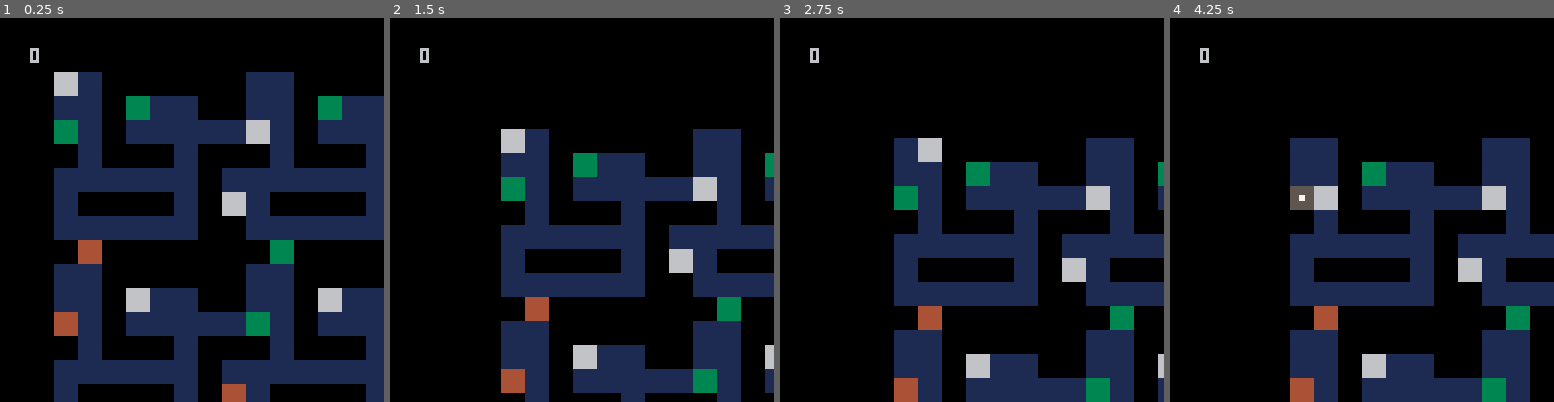
Above: before the commit, frames 1-4 (left to right).
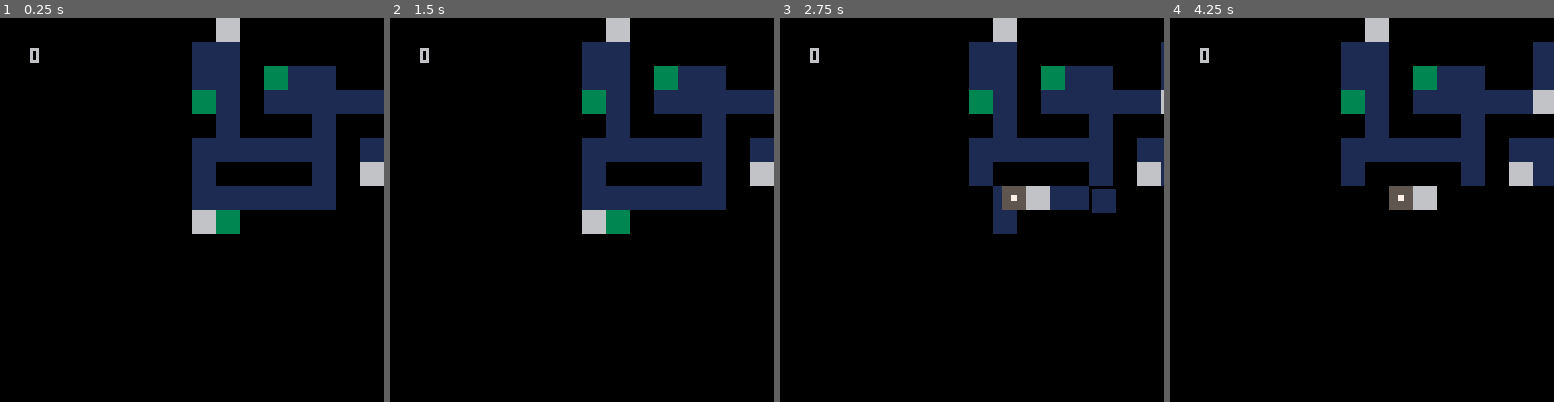
Above: after the commit, the same moments.

Repository: t-mw/superstar
Game: PICO-8 cartridge ld43.p8
The game is run twice, just before and just after one commit, with the same random seed, the same clock (stepped at 60 frames per second) and the same inputs.
Inputs:
- Up to frame 1 (0.25 s): no input
- Up to frame 2 (1.5 s): tap X (X key) at 0.33, 1.07 s; tap O (Z key) at 0.7 s
- Up to frame 3 (2.75 s): hold Right 1.6-2.1 s; tap O (Z key) at 1.7, 2.1, 2.5 s; tap X (X key) at 1.85 s; hold Up 2.15-2.42 s; hold Right from 2.47 s (still down)
- Up to frame 4 (4.25 s): tap O (Z key) every 0.4 s from 2.9 to 4.1 s; tap X (X key) at 2.97, 4.08 s; release Right at 3.03 s; hold Left 3.08-3.58 s; hold Down 3.63-3.97 s; hold Right from 4.02 s (still down)

The runs differ from the first frame. In frame 1, 46% of the frame differs, in the area x 14-100%, y 0-100%; in frame 2, 35%; in frame 3, 35%; in frame 4, 38%.

Commit message:
Collapse bottom of map

Diff:
--- a/ld43.p8
+++ b/ld43.p8
@@ -2,15 +2,16 @@
 version 16
 __lua__
 
-local template_size = 8
-local map_size_templates = 2
-local map_size = map_size_templates * template_size
+local template_size = { width = 8, height = 8 }
+local map_size = {
+   width = 2 * template_size.width,
+   height = 10 * template_size.height
+}
 local max_move_timer = 5
 local max_player_length = 20
-local max_collapse_timer = 200
+local max_collapse_timer = 50
 local max_recent_score_timer = 20
 local max_tile_collapse_timer = 40
-
 
 local state = {
    time = 0,
@@ -19,6 +20,7 @@
    score = 0,
    recent_scores = {},
    collapsing_tiles = {},
+   collapsing_ty = map_size.height,
    collapse_timer = max_collapse_timer,
    collapse_speed = 1,
    player = {
@@ -26,7 +28,7 @@
       move_timer = max_move_timer,
       tail = {},
       positions = {
-         { tx = 1, ty = 1, dir = 0 }
+         { tx = 1, ty = map_size.height, dir = 0 }
       }
    }
 }
@@ -66,27 +68,28 @@
 end
 
 function to_1d_idx(x, y, size)
-   return (x - 1) * size + y
+   return ((x - 1) + size.width * (y - 1)) + 1
 end
 
 function to_2d_idx(i, size)
-  return flr((i - 1) / size) + 1, ((i - 1) % size) + 1
+  return ((i - 1) % size.width) + 1, flr((i - 1) / size.width) % size.height + 1
 end
 
 function is_valid_idx(x, y, size)
-   return x >= 1 and x <= size and y >= 1 and y <= size
+   return x >= 1 and x <= size.width and y >= 1 and y <= size.height
 end
 
 if true then
-   local x, y = to_2d_idx(1, 2)
+   local size = { width = 2, height = 2 }
+   local x, y = to_2d_idx(1, size)
    assert(x == 1)
    assert(y == 1)
-   assert(to_1d_idx(x, y, 2) == 1)
-
-   local x, y = to_2d_idx(4, 2)
+   assert(to_1d_idx(x, y, size) == 1)
+
+   local x, y = to_2d_idx(4, size)
    assert(x == 2)
    assert(y == 2)
-   assert(to_1d_idx(x, y, 2) == 4)
+   assert(to_1d_idx(x, y, size) == 4)
 end
 
 function tile_to_screen(tx, ty)
@@ -154,15 +157,15 @@
 end
 
 local templates = {}
-for tx = 0, 127, template_size do
-   for ty = 0, 127, template_size do
+for tx = 0, 127, template_size.width do
+   for ty = 0, 127, template_size.height do
       if mget(tx, ty) then
 
          local template = {}
          add(templates, template)
 
-         for x = 0, template_size - 1 do
-            for y = 0, template_size - 1 do
+         for x = 0, template_size.width - 1 do
+            for y = 0, template_size.height - 1 do
                local idx = to_1d_idx(x + 1, y + 1, template_size)
                template[idx] = mget(tx + x, ty + y)
             end
@@ -171,12 +174,12 @@
    end
 end
 
-for x = 1, map_size do
-   for y = 1, map_size do
+for x = 1, map_size.width do
+   for y = 1, map_size.height do
       local idx = to_1d_idx(x, y, map_size)
       local tidx = to_1d_idx(
-         ((x - 1) % template_size) + 1,
-         ((y - 1) % template_size) + 1,
+         ((x - 1) % template_size.width) + 1,
+         ((y - 1) % template_size.height) + 1,
          template_size
       )
 
@@ -293,12 +296,32 @@
    if state.collapse_timer < 0 then
       state.collapse_timer = max_collapse_timer
 
-      local tx = flr(rnd(map_size + 1))
-      local ty = flr(rnd(map_size + 1))
+      local player_tx, player_ty = get_current_player_tile(player)
+      local prev_ty = state.collapsing_ty
+      local max_ty = player_ty + 20
+      if state.collapsing_ty > max_ty then
+         state.collapsing_ty = max_ty
+      else
+         state.collapsing_ty -= 1
+      end
+
+      -- random tile
+      local tx = flr(rnd(map_size.width + 1))
+      local ty = flr(rnd(map_size.height + 1))
 
       if is_tile_empty(tx, ty, map) then
          add(state.collapsing_tiles, { tx = tx, ty = ty, time = state.time })
       end
+
+      -- bottom of map
+      for tx = 1, map_size.width do
+         for ty = state.collapsing_ty, prev_ty do
+            if is_tile_empty(tx, ty, map) then
+               add(state.collapsing_tiles, { tx = tx, ty = ty, time = state.time - flr(rnd(10)) })
+            end
+         end
+      end
+
    end
 
    local collapsing_tiles = {}
@@ -333,11 +356,15 @@
    local tx, ty = get_current_player_tile(player)
    local sx_max, sy_max = tile_to_screen(tx + 1, ty + 1)
    local sx_min, sy_min = tile_to_screen(tx, ty)
-
-   local xdiff = max(sx_max - (cam.sx + 128 - padding), 0) + min(sx_min - (cam.sx + padding), 0)
-   local ydiff = max(sy_max - (cam.sy + 128 - padding), 0) + min(sy_min - (cam.sy + padding), 0)
-   cam.sx += xdiff / 20
-   cam.sy += ydiff / 20
+   if state.time == 1 then
+      cam.sx = sx_min - 64
+      cam.sy = sy_min - 64
+   else
+      local xdiff = max(sx_max - (cam.sx + 128 - padding), 0) + min(sx_min - (cam.sx + padding), 0)
+      local ydiff = max(sy_max - (cam.sy + 128 - padding), 0) + min(sy_min - (cam.sy + padding), 0)
+      cam.sx += xdiff / 20
+      cam.sy += ydiff / 20
+   end
 end
 
 function _draw()
@@ -363,10 +390,10 @@
    local start_x, start_y = screen_to_tile(cam.sx, cam.sy)
    local end_x, end_y = screen_to_tile(cam.sx + 128, cam.sy + 128)
 
-   start_x = flr(min(max(1, start_x), map_size))
-   end_x = ceil(min(max(1, end_x), map_size))
-   start_y = flr(min(max(1, start_y), map_size))
-   end_y = ceil(min(max(1, end_y), map_size))
+   start_x = flr(min(max(1, start_x), map_size.width))
+   end_x = ceil(min(max(1, end_x), map_size.width))
+   start_y = flr(min(max(1, start_y), map_size.height))
+   end_y = ceil(min(max(1, end_y), map_size.height))
 
    for x = start_x, end_x do
       for y = start_y, end_y do
